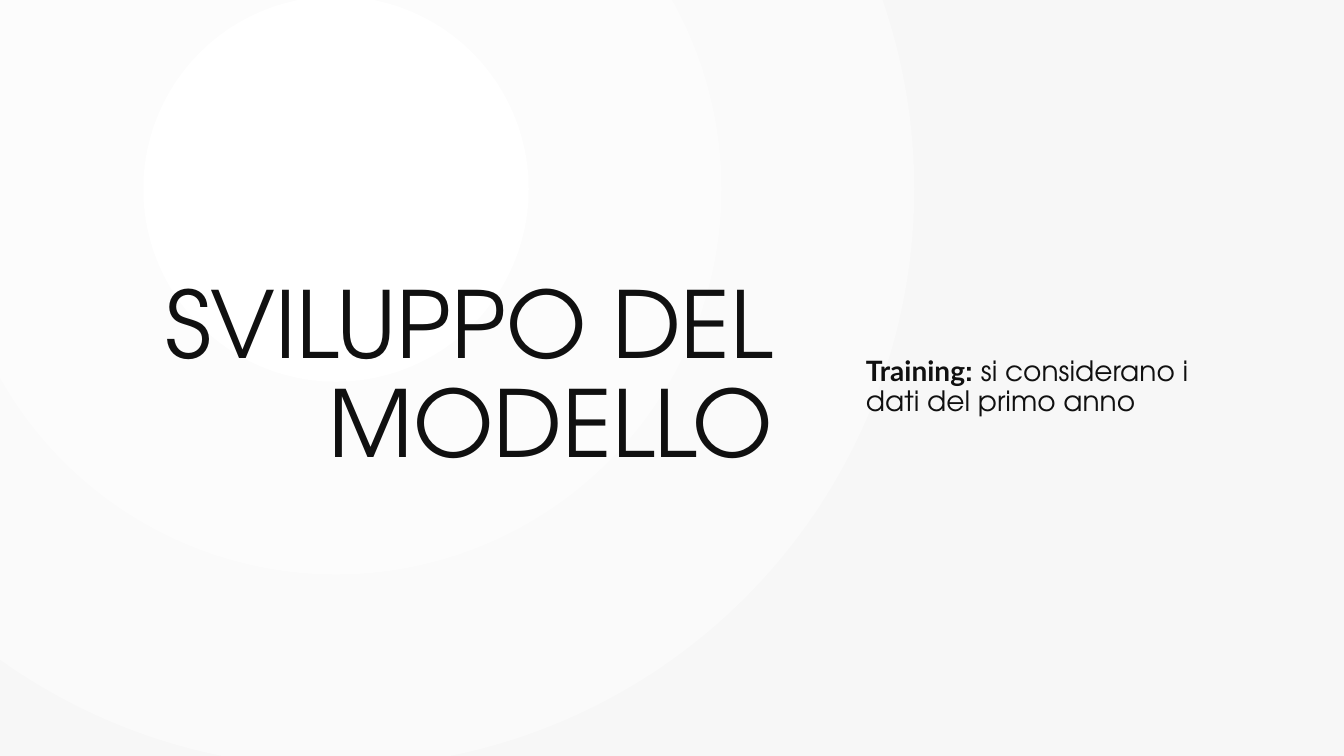
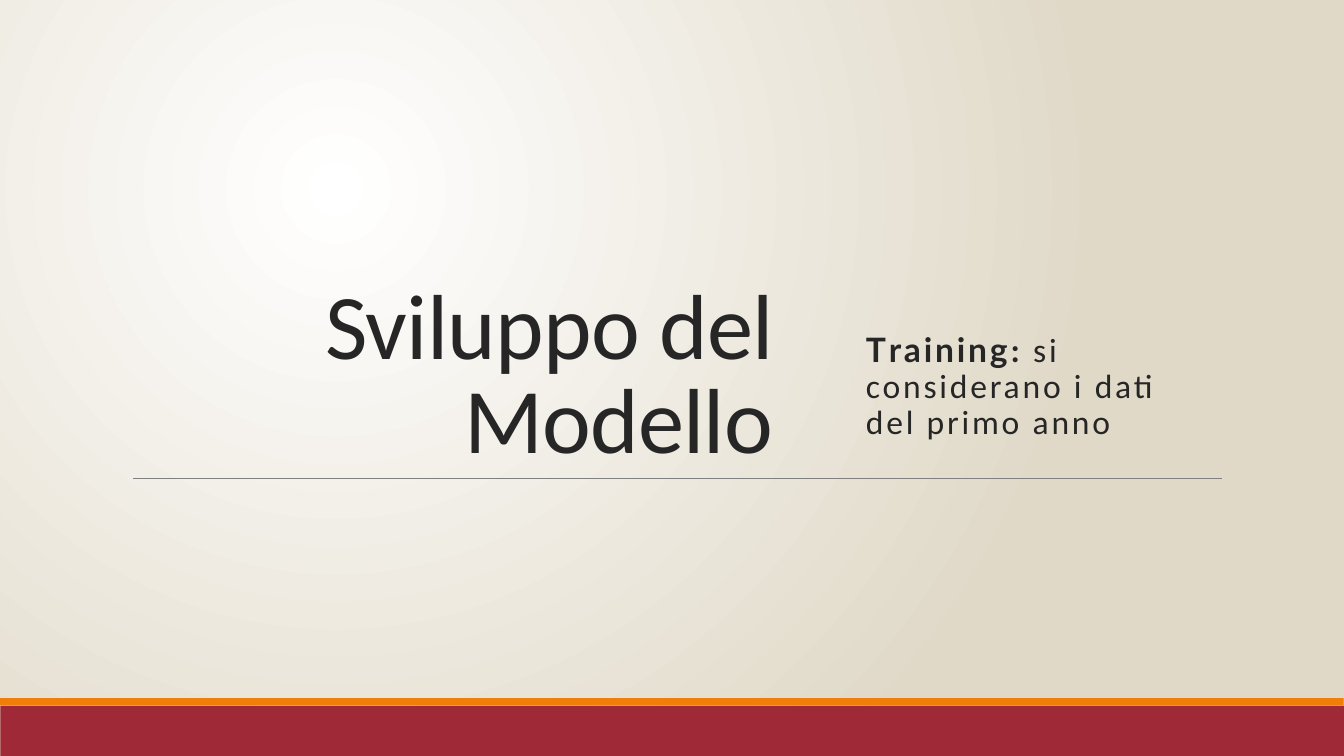
Before and after one commit to r1cky0/Italian-energy-consumption-prediction, a slide deck: slide 4 of presentazione_imad.pptx. Drawn at 1344x756 pixels with LibreOffice and Linux fonts; fonts in the diff are those of the drawing; background and template pictures are left out. Boxes give left, top, right and bottom in pixels: in the first picture for what was removed or moved away, otherwise in the second. Text is boxed around its words. In the diff, an @@ line names an element or a change of style, - is before the commit and + after.

```diff
--- a/presentazione_imad.pptx
+++ b/presentazione_imad.pptx
@@ background gradient #FFFFFF to #F8F8F8 to gradient #FFFFFF to #E0D9C8 @@
@@ subtitle "Training: si considerano i dati ..." at <box>866,337,1153,440</box>: size 20 to 24 pt, text colour #101010 to #262626, letter spacing 0 to 2 pt; font TeX Gyre Adventor to Calibri in "Training: si considerano i dati del primo ..." @@
@@ title at <box>325,295,774,454</box>: text changed; font TeX Gyre Adventor to Calibri; text colour #101010 to #262626 @@
-SVILUPPO DEL MODELLO
+Sviluppo del Modello
@@ line added from (133, 479) to (1222, 479), #808080 0.5 pt @@
@@ rectangle added at <box>0,706,1344,756</box>, fill #9F2936 @@
@@ rectangle added at <box>0,699,1344,706</box>, fill #F07F09 @@
```
Also in this commit, not shown: 17 other slides changed, 1 slide added, 1 slide removed, 1 other file.
